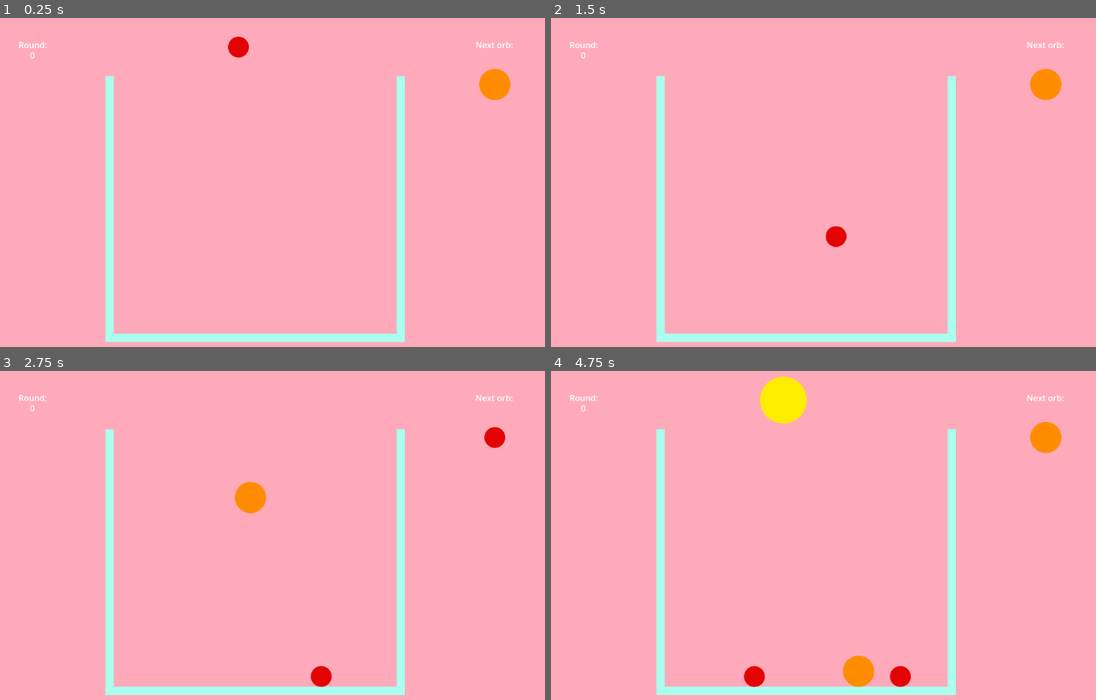
Above: before the commit, frames 1-4 (two rows, left to right).
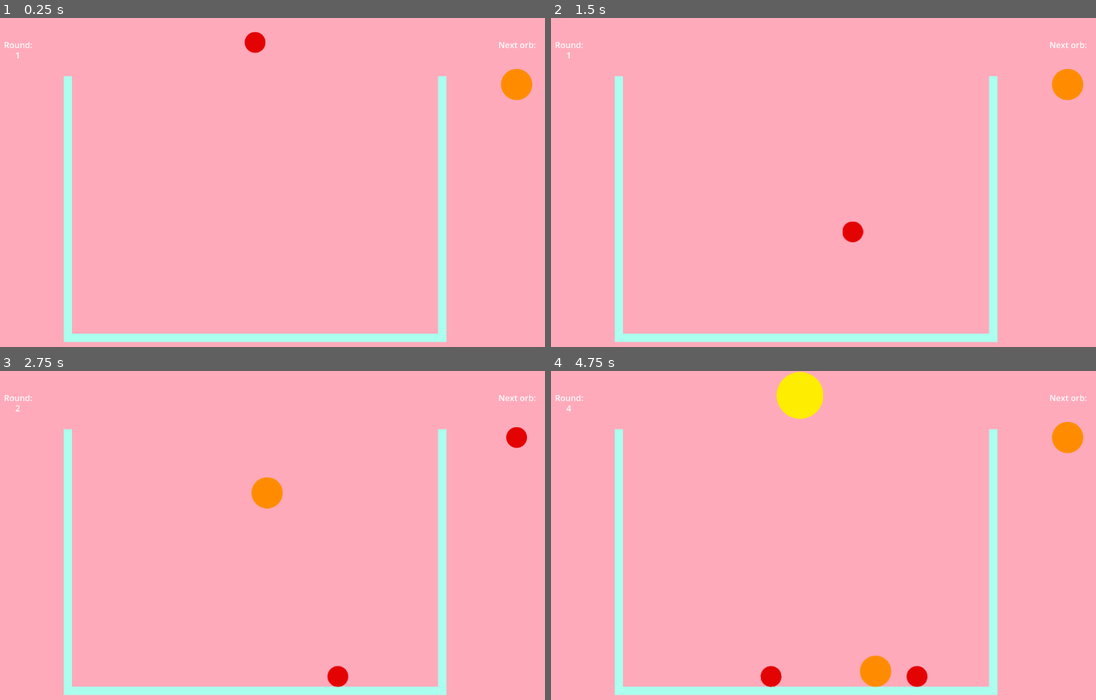
Above: after the commit, the same moments.

Repository: LailaiLand/Orbz
Game: Godot game, scene res://main.tscn
Two runs of this game, one before a commit and one after it. Both use one fixed random seed, a clock stepped at 60 frames per second and the inputs below.
Inputs:
- Up to frame 1 (0.25 s): no input
- Up to frame 2 (1.5 s): tap Enter at 0.5 s; hold D (move_right) 0.53-1.28 s; tap Space (drop) at 0.6, 1.35 s; hold A (move_left) from 1.28 s (still down)
- Up to frame 3 (2.75 s): release A (move_left) at 2.03 s; hold D (move_right) from 2.03 s (still down); tap Space (drop) at 2.1 s
- Up to frame 4 (4.75 s): tap Space (drop) at 2.85, 3.6, 4.35 s; release D (move_right) at 3.53 s; hold A (move_left) from 3.53 s (still down)

The runs differ from the first frame. In frame 1, 6.6% of the frame differs, in the area x 0-99%, y 4-99%; in frame 2, 6.7%; in frame 3, 6.9%; in frame 4, 8.5%, in the area x 0-99%, y 0-99%.

Commit message:
Added fail state
Out of bounds, full box, and edge case if current orb gets merged with another

Diff:
--- a/GameBoard.gd
+++ b/GameBoard.gd
@@ -8,6 +8,10 @@
 @export var violet_orb_scene: PackedScene
 @export var pride_orb_scene: PackedScene
 
+var round_count = 0
+var end_orbs = []
+var score = 0
+
 
 func _ready():
 	var start_orb = red_orb_scene.instantiate()
@@ -16,9 +20,6 @@
 	add_child(start_orb)
 	start_orb.movable = true
 	_random_next_orb()
-
-#func _process(delta):
-	#TODO: make drop function
 
 func _random_next_orb():
 	var random_num = randi_range(1, 3)
@@ -33,6 +34,7 @@
 	temp_next.gravity_scale = 0
 	temp_next.movable = false
 	temp_next.is_next = true
+	_increase_round()
 	add_child(temp_next)
 
 func _new_orb():
@@ -80,11 +82,28 @@
 	elif colour == "pride":
 		combined_orb = pride_orb_scene.instantiate()
 	combined_orb.position = orb1.position
+	if orb1.movable or orb2.movable:
+		_game_over("Knocked yourself out!")
 	remove_child(orb1)
 	remove_child(orb2)
 	add_child(combined_orb)
 
-#TODO: skrive ferdig stop hver vei
+func _increase_round():
+	round_count += 1
+	$RoundNumberLabel.text = str(round_count)
+
+func _game_over(message):
+	$OverMessageLabel.text = message
+	for child in get_children():
+		if child.is_in_group("orbs"):
+			if child.movable or child.is_next:
+				remove_child(child)
+			end_orbs.push_front(child)
+	_calculate_score()
+
+func _calculate_score():
+	pass #TODO run through end_orbs[] and calculate score
+
 func _on_stop_left_body_entered(body):
 	body.stop_left = true
 
@@ -102,3 +121,20 @@
 
 func _on_drop_timer_timeout():
 	_new_orb()
+
+func _on_out_of_bounds_body_entered(_body):
+	_game_over("Orb fell out of the world!")
+
+
+func _on_full_up_body_entered(body):
+	if body.is_in_group("orbs") and !body.movable and $FullUpTimer.is_stopped():
+		$FullUpTimer.start()
+
+
+func _on_full_up_body_exited(_body):
+	if !$FullUpTimer.is_stopped():
+		$FullUpTimer.stop()
+
+
+func _on_full_up_timer_timeout():
+	_game_over("Box is full!")
--- a/game_board.tscn
+++ b/game_board.tscn
@@ -11,6 +11,9 @@
 
 [sub_resource type="RectangleShape2D" id="RectangleShape2D_40rh3"]
 size = Vector2(20, 111)
+
+[sub_resource type="RectangleShape2D" id="RectangleShape2D_d1hke"]
+size = Vector2(704, 8)
 
 [node name="GameBoard" type="CanvasLayer"]
 layer = 0
@@ -35,78 +38,107 @@
 position = Vector2(-64, -16)
 
 [node name="ColorRect" type="ColorRect" parent="Box"]
-offset_left = 320.0
+offset_left = 240.0
 offset_top = 128.0
-offset_right = 336.0
+offset_right = 256.0
 offset_bottom = 640.0
 color = Color(0.666667, 1, 0.933333, 1)
 
 [node name="ColorRect2" type="ColorRect" parent="Box"]
-offset_left = 320.0
+offset_left = 256.0
 offset_top = 624.0
-offset_right = 896.0
+offset_right = 960.0
 offset_bottom = 640.0
 color = Color(0.666667, 1, 0.933333, 1)
 
 [node name="ColorRect3" type="ColorRect" parent="Box"]
-offset_left = 880.0
+offset_left = 960.0
 offset_top = 128.0
-offset_right = 896.0
+offset_right = 976.0
 offset_bottom = 640.0
 color = Color(0.666667, 1, 0.933333, 1)
 
 [node name="BoxCollisionShape" type="CollisionPolygon2D" parent="Box"]
-polygon = PackedVector2Array(320, 128, 320, 640, 896, 640, 896, 128, 880, 128, 880, 624, 336, 624, 336, 128)
+polygon = PackedVector2Array(240, 128, 240, 640, 976, 640, 976, 128, 960, 128, 960, 624, 256, 624, 256, 128)
 
 [node name="PlacementMarker" type="Marker2D" parent="."]
-position = Vector2(512, 56)
+position = Vector2(544, 47)
 
 [node name="NextMarker" type="Marker2D" parent="."]
-position = Vector2(1005, 128)
-
-[node name="NextLabel" type="Label" parent="."]
-offset_left = 968.0
-offset_top = 40.0
-offset_right = 1041.0
-offset_bottom = 66.0
-text = "Next orb:"
-horizontal_alignment = 1
-
-[node name="RoundMessageLabel" type="Label" parent="."]
-offset_left = 80.0
-offset_top = 40.0
-offset_right = 153.0
-offset_bottom = 66.0
-text = "Round:"
-horizontal_alignment = 1
-
-[node name="RoundNumberLabel" type="Label" parent="."]
-offset_left = 80.0
-offset_top = 60.0
-offset_right = 153.0
-offset_bottom = 86.0
-text = "0"
-horizontal_alignment = 1
+position = Vector2(1047, 128)
 
 [node name="DropTimer" type="Timer" parent="."]
 one_shot = true
 
 [node name="StopLeft" type="Area2D" parent="."]
-position = Vector2(262, 56)
+position = Vector2(185, 56)
 collision_layer = 2
 
 [node name="CollisionShape2D" type="CollisionShape2D" parent="StopLeft"]
 shape = SubResource("RectangleShape2D_40rh3")
 
 [node name="StopRight" type="Area2D" parent="."]
-position = Vector2(827, 56)
+position = Vector2(903, 56)
 collision_layer = 2
 
 [node name="CollisionShape2D" type="CollisionShape2D" parent="StopRight"]
 shape = SubResource("RectangleShape2D_40rh3")
+
+[node name="OutOfBounds" type="Area2D" parent="."]
+
+[node name="CollisionPolygon2D" type="CollisionPolygon2D" parent="OutOfBounds"]
+polygon = PackedVector2Array(-40, 0, -40, 704, 1200, 704, 1200, -128, -40, -128, -40, -104, 1152, -104, 1152, 648, 0, 648, 0, -104, -40, -104)
+
+[node name="FullUp" type="Area2D" parent="."]
+position = Vector2(544, 102)
+
+[node name="CollisionShape2D" type="CollisionShape2D" parent="FullUp"]
+position = Vector2(0, 6)
+shape = SubResource("RectangleShape2D_d1hke")
+
+[node name="FullUpTimer" type="Timer" parent="."]
+wait_time = 2.0
+one_shot = true
+
+[node name="NextLabel" type="Label" parent="."]
+offset_left = 1012.0
+offset_top = 40.0
+offset_right = 1085.0
+offset_bottom = 66.0
+text = "Next orb:"
+horizontal_alignment = 1
+
+[node name="RoundMessageLabel" type="Label" parent="."]
+offset_left = 52.0
+offset_top = 40.0
+offset_right = 125.0
+offset_bottom = 66.0
+text = "Round:"
+horizontal_alignment = 1
+
+[node name="RoundNumberLabel" type="Label" parent="."]
+offset_left = 52.0
+offset_top = 60.0
+offset_right = 125.0
+offset_bottom = 86.0
+text = "0"
+horizontal_alignment = 1
+
+[node name="OverMessageLabel" type="Label" parent="."]
+offset_left = 16.0
+offset_top = 128.0
+offset_right = 160.0
+offset_bottom = 184.0
+horizontal_alignment = 1
+vertical_alignment = 1
+autowrap_mode = 3
 
 [connection signal="timeout" from="DropTimer" to="." method="_on_drop_timer_timeout"]
 [connection signal="body_entered" from="StopLeft" to="." method="_on_stop_left_body_entered"]
 [connection signal="body_exited" from="StopLeft" to="." method="_on_stop_left_body_exited"]
 [connection signal="body_entered" from="StopRight" to="." method="_on_stop_right_body_entered"]
 [connection signal="body_exited" from="StopRight" to="." method="_on_stop_right_body_exited"]
+[connection signal="body_entered" from="OutOfBounds" to="." method="_on_out_of_bounds_body_entered"]
+[connection signal="body_entered" from="FullUp" to="." method="_on_full_up_body_entered"]
+[connection signal="body_exited" from="FullUp" to="." method="_on_full_up_body_exited"]
+[connection signal="timeout" from="FullUpTimer" to="." method="_on_full_up_timer_timeout"]
Not shown: 1 places in game_board.tscn that only renumber resources
